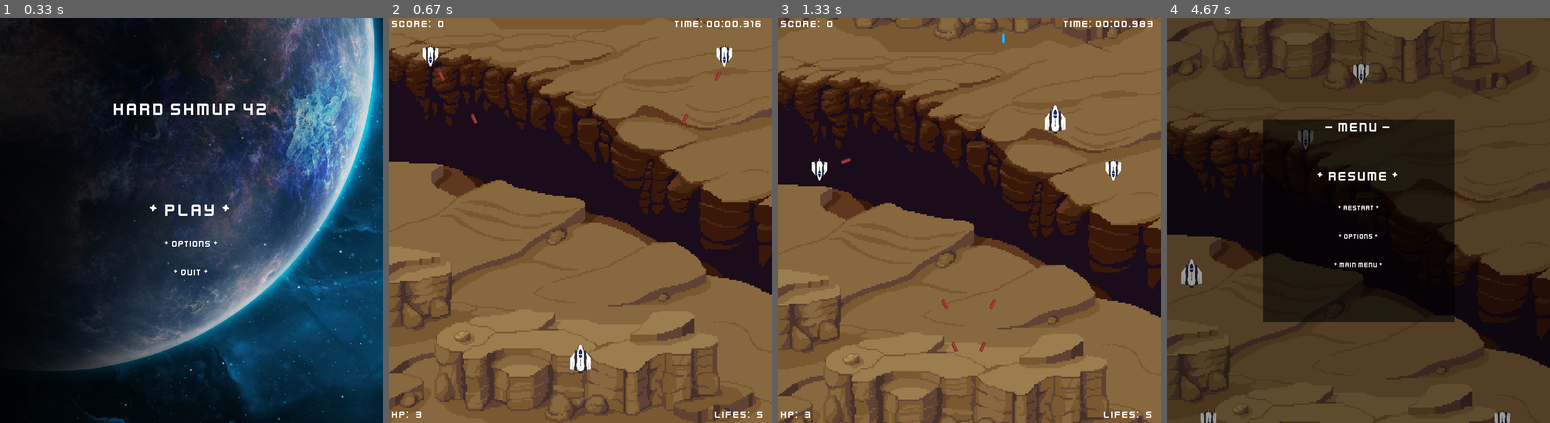
Above: before the commit, frames 1-4 (left to right).
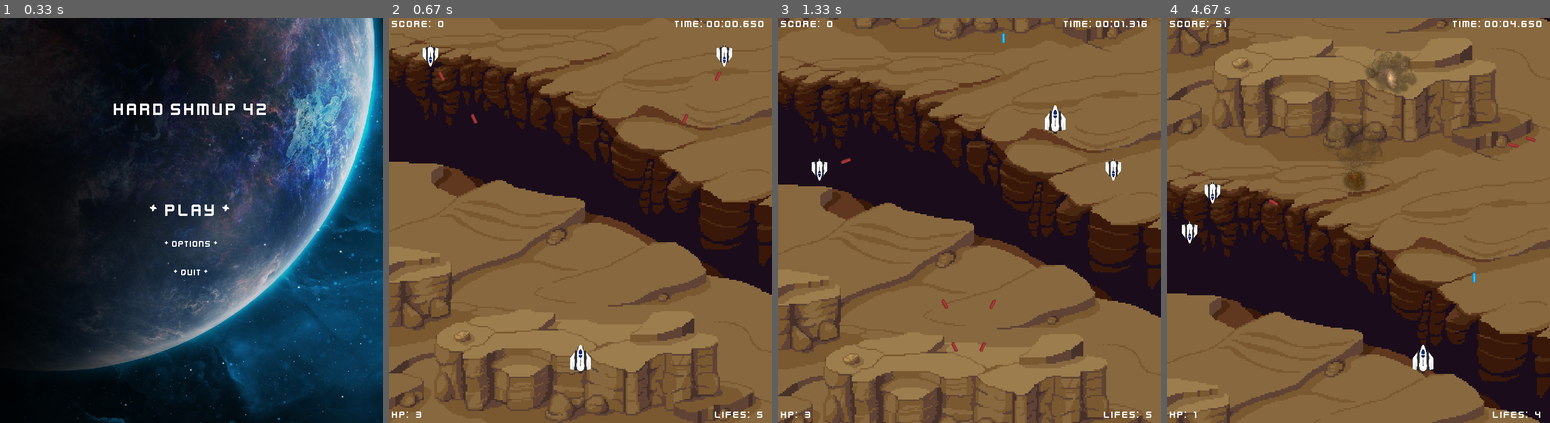
Above: after the commit, the same moments.

Repository: 2ndcouteau/Py_shmup
Game: pygame game, started from srcs/main.py
Two runs of this game, one before a commit and one after it. Both use one fixed random seed, a clock stepped at 60 frames per second and the inputs below.
Inputs:
- Up to frame 1 (0.33 s): no input
- Up to frame 2 (0.67 s): tap Enter at 0.33 s
- Up to frame 3 (1.33 s): hold Up 0.67-1.13 s; hold Right from 1.17 s (still down); tap Space at 1.23 s
- Up to frame 4 (4.67 s): tap Space at 1.53, 1.73, 2.03, 2.3, 2.63, 2.93, 3.07, 3.47, 3.77, 4.13, 4.53 s; release Right at 1.63 s; hold Left 1.67-2.2 s; hold Down 2.23-2.53 s; tap E at 2.38, 3.55 s; hold Left 2.57-2.97 s; hold Up 3-3.37 s; hold Right 3.4-4.03 s; hold Down 4.07-4.43 s; hold Left from 4.47 s (still down)

Frame 1 is identical in both runs. In frame 2, less than 0.1% of the frame differs, in the area x 92-98%, y 0-3%; in frame 3, less than 0.1%; in frame 4, 86%, in the area x 0-100%, y 0-100%.

Commit message:
[ADD] Manage death event reinitialization

Diff:
--- a/srcs/class_Background.py
+++ b/srcs/class_Background.py
@@ -18,7 +18,7 @@
 
 class Background(Entities):
 	def __init__(self):
-		Entities.__init__(self, _hp = None, _life = None, _speed = 1, _type = NEUTRAL)
+		Entities.__init__(self, _hp = None, _lives = None, _speed = 1, _type = NEUTRAL)
 
 
 class Level_background(Background):
--- a/srcs/class_Enemy.py
+++ b/srcs/class_Enemy.py
@@ -18,7 +18,7 @@
 
 class Enemy(Entities):
 	def __init__(self, g):
-		Entities.__init__(self, _hp = 1, _life = 0, _speed = 5, _type = ENEMIES)
+		Entities.__init__(self, _hp = 1, _lives = 0, _speed = 5, _type = ENEMIES)
 		self.name = "Enemy"
 
 		self.timer = 0
--- a/srcs/class_Entities.py
+++ b/srcs/class_Entities.py
@@ -5,10 +5,10 @@
 import time
 
 class Entities(pygame.sprite.Sprite):
-	def __init__(self, _hp, _life, _speed, _type):
+	def __init__(self, _hp, _lives, _speed, _type):
 		pygame.sprite.Sprite.__init__(self)
 		self.hp = _hp
-		self.life = _life
+		self.lives = _lives
 		self.speed = _speed
 		self.type = _type
 
--- a/srcs/class_Event.py
+++ b/srcs/class_Event.py
@@ -63,7 +63,12 @@
 
 		if g.player.hp <= 0:
 			print("You Died")
+			g.player.lives -= 1
+			# if g.player.lives < 0:
+			# 	g.mode = MAIN_MENU	# change to load_menu()
+			# else:
 			g.mode = LEVEL_MENU	# change to load_menu()
+			g.player.reinitialization(g)
 		for input, func in game_event.items():
 			if keys[input]:
 				func[0](*func[1:])
--- a/srcs/class_Player.py
+++ b/srcs/class_Player.py
@@ -11,14 +11,14 @@
 							Y_WINDOW,
 							IMG_PLAYER,
 							PLAYER_HP,
-							PLAYER_LIFES,
+							PLAYER_LIVES,
 							ALLIES,
 							PLAYER_SHOOT_FREQUENCY)
 
 class Player(Entities):
 
 	def __init__(self, g):
-		Entities.__init__(self, _hp = PLAYER_HP, _life = PLAYER_LIFES, _speed = 15, _type = ALLIES)
+		Entities.__init__(self, _hp = PLAYER_HP, _lives = PLAYER_LIVES, _speed = 15, _type = ALLIES)
 		self.name = "Player"
 
 		self.timer = 0
@@ -65,8 +65,12 @@
 		self.rect.x = (X_WINDOW / 2) - self.size[0] / 2
 		self.rect.y = Y_WINDOW - 150
 		self.hp = PLAYER_HP
-		self.start_time = time.time()
-		self.time = time.time()
+
+		if self.lives < 0:
+			self.start_time = time.time()
+			self.time = time.time()
+			self.score = 0
+			self.lives = PLAYER_LIVES
 
 		g.sprites_players.add(self)
 		g.all_sprites.add(self)
--- a/srcs/class_Shoot.py
+++ b/srcs/class_Shoot.py
@@ -17,7 +17,7 @@
 
 class Shoot(Entities):
 	def __init__(self, g, type, speed, x, y):
-		Entities.__init__(self, _hp = 1, _life = 0, _speed = speed, _type = type)
+		Entities.__init__(self, _hp = 1, _lives = 0, _speed = speed, _type = type)
 		self.name = "Shoot"
 
 		# Load image from media
--- a/srcs/class_Text.py
+++ b/srcs/class_Text.py
@@ -10,7 +10,7 @@
 								FONT,
 								GAME, MAIN_MENU, LEVEL_MENU,
 								WHITE, BLACK, RED, GREEN, BLUE, YELLOW,
-								POS_HP, POS_LIFES, POS_SCORE, POS_TIME
+								POS_HP, POS_LIVES, POS_SCORE, POS_TIME
 								)
 
 
@@ -122,7 +122,7 @@
 		self.str_time = time.strftime("%M:%S.", time.gmtime(self.g.player.time)) + str(repr(self.g.player.time).split('.')[1][:3])
 
 		self.all_text[POS_HP] = Text_line(self.font_size, ' '.join(["Hp: ", str(self.g.player.hp)]), (self.x_left_offset, Y_WINDOW - self.y_bottom_offset), cx=False, cy=False)
-		self.all_text[POS_LIFES] = Text_line(self.font_size, ' '.join(["Lifes: ", str(self.g.player.life)]), ((X_WINDOW - self.x_right_life_offset), Y_WINDOW - self.y_bottom_offset), cx=False, cy=False)
+		self.all_text[POS_LIVES] = Text_line(self.font_size, ' '.join(["Lifes: ", str(self.g.player.lives)]), ((X_WINDOW - self.x_right_life_offset), Y_WINDOW - self.y_bottom_offset), cx=False, cy=False)
 		self.all_text[POS_SCORE] = Text_line(self.font_size, ' '.join(["Score: ", str(self.g.player.score)]), (self.x_left_offset, 0), cx=False, cy=False)
 		self.all_text[POS_TIME] = Text_line(self.font_size, "Time: {0}".format(self.str_time), (X_WINDOW - self.x_right_time_offset, 0), cx=False, cy=False)
 
@@ -138,7 +138,7 @@
 
 		self.str_time = time.strftime("%M:%S.", time.gmtime(self.g.player.time)) + str(repr(self.g.player.time).split('.')[1][:3])
 		self.all_text.insert(POS_HP, Text_line(self.font_size, ' '.join(["Hp:", str(g.player.hp)]), (self.x_left_offset, Y_WINDOW - self.y_bottom_offset), cx=False, cy=False))
-		self.all_text.insert(POS_LIFES, Text_line(self.font_size, ' '.join(["Lifes:", str(g.player.life)]), ((X_WINDOW - 100), Y_WINDOW - self.y_bottom_offset), cx=False, cy=False))
+		self.all_text.insert(POS_LIVES, Text_line(self.font_size, ' '.join(["Lifes:", str(g.player.lives)]), ((X_WINDOW - 100), Y_WINDOW - self.y_bottom_offset), cx=False, cy=False))
 		self.all_text.insert(POS_SCORE, Text_line(self.font_size, ' '.join(["Score:", str(g.player.score)]), (self.x_left_offset, 0), cx=False, cy=False))
 		self.all_text.insert(POS_TIME, Text_line(self.font_size, "Time: {0}".format(self.str_time), ((X_WINDOW - self.x_right_time_offset), 0), cx=False, cy=False))
 
--- a/srcs/constants.py
+++ b/srcs/constants.py
@@ -63,10 +63,10 @@
 
 
 PLAYER_HP = 3
-PLAYER_LIFES = 5
+PLAYER_LIVES = 5
 
 POS_HP = 0
-POS_LIFES = 1
+POS_LIVES = 1
 POS_SCORE = 2
 POS_TIME = 3
 
--- a/srcs/main.py
+++ b/srcs/main.py
@@ -40,6 +40,8 @@
 			g.text_game_level.update()
 			Layout.draw_game_sprites(Layout, g)
 
+			# print (time.strftime("%M:%S:%z", time.gmtime(elapsed_time)))
+
 		elif (g.mode is LEVEL_MENU):
 
 			Event.manage(Event, g)
Not shown, changed: todo.md
